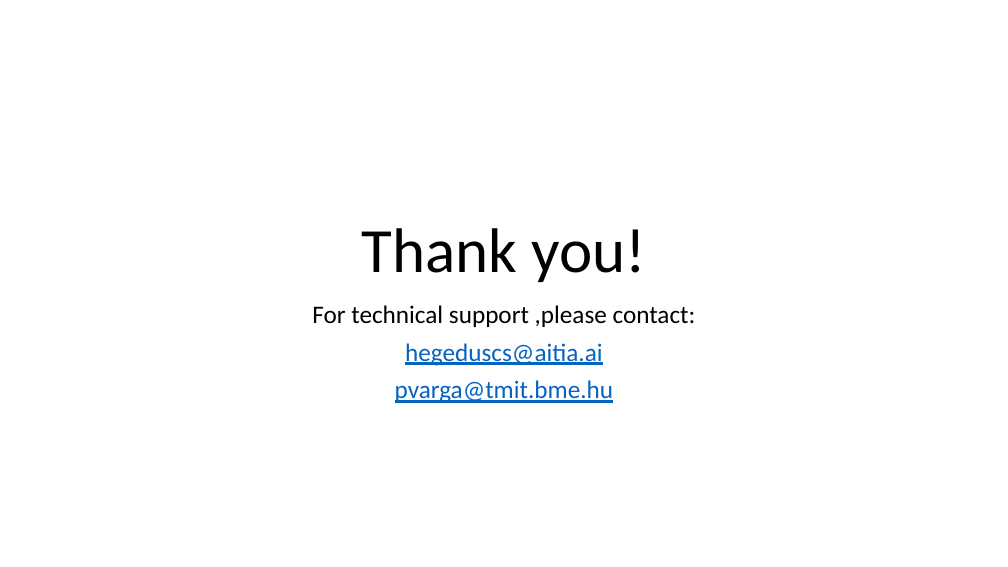
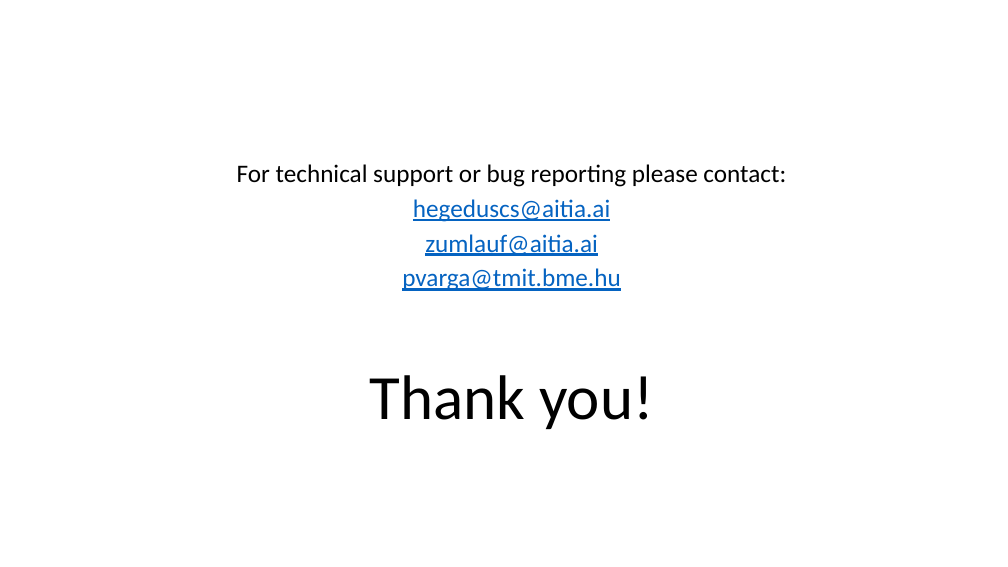
Before and after one commit to hegeduscs/arrowhead, a slide deck: slide 25 of documentation/Quick-Start-Guide-M2.pptx. Drawn at 1008x567 pixels with LibreOffice and Linux fonts; fonts in the diff are those of the drawing. Boxes give left, top, right and bottom in pixels: in the first picture for what was removed or moved away, otherwise in the second. Text is boxed around its words. In the diff, an @@ line names an element or a change of style, - is before the commit and + after.

```diff
--- a/documentation/Quick-Start-Guide-M2.pptx
+++ b/documentation/Quick-Start-Guide-M2.pptx
@@ subtitle "For technical support or bug ...": place and size @@
-subtitle "For technical support or bug ..." at (312, 305, 696, 403)
+subtitle "For technical support or bug ..." at (237, 164, 786, 291)
@@ subtitle at (237, 164, 786, 187): text changed @@
-For technical support ,please contact:
+For technical support or bug reporting please contact:
@@ subtitle at (402, 199, 620, 291): line spacing 0.9 to 0.8 @@
@@ subtitle at (425, 234, 598, 256): paragraph added @@
+zumlauf@aitia.ai
@@ title "Thank you!": place and size @@
-title "Thank you!" at (362, 228, 647, 282)
+title "Thank you!" at (369, 375, 654, 429)
```
Also in this commit, not shown: 2 other slides changed, 1 slide added, 1 slide removed, 2 other files.
